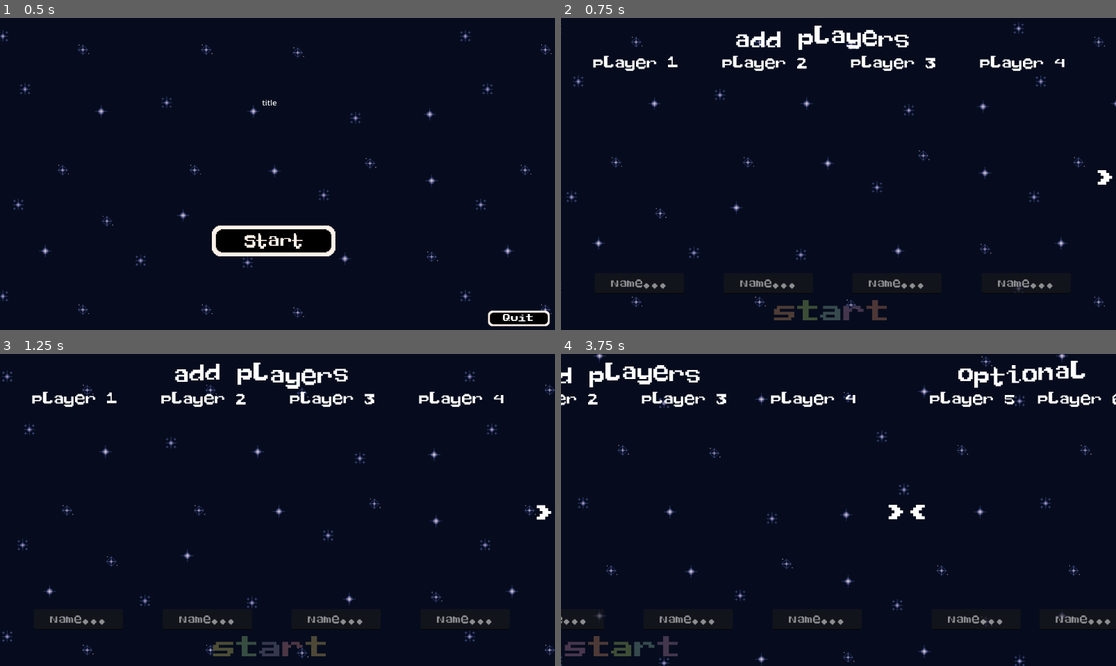
Above: before the commit, frames 1-4 (two rows, left to right).
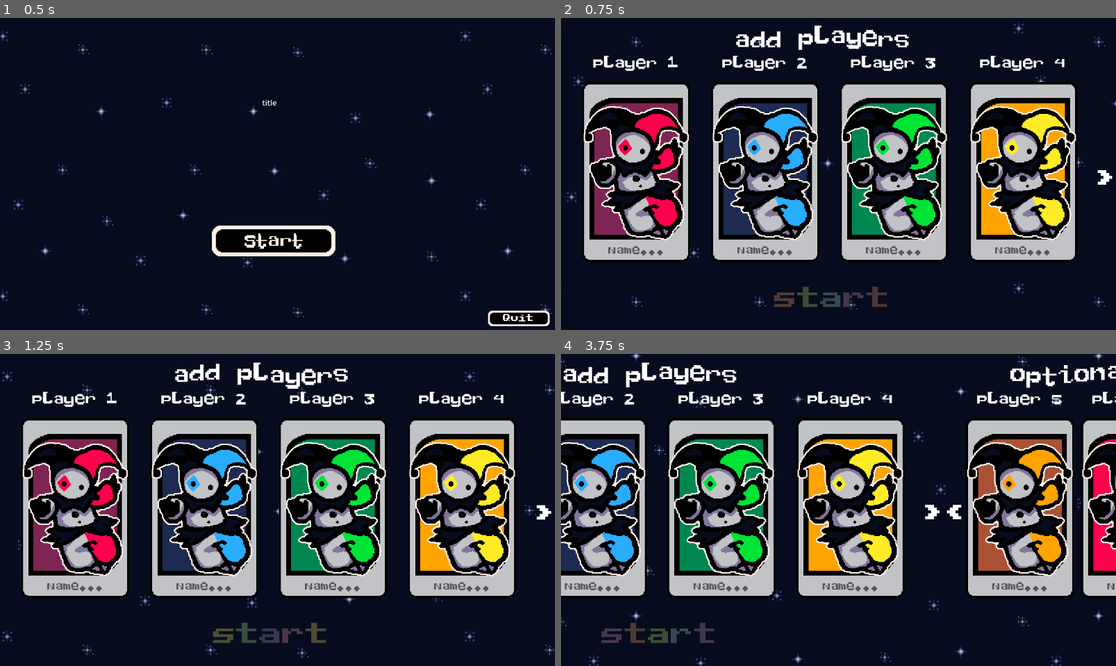
Above: after the commit, the same moments.

Repository: soko7awen/GGJ24
Game: Godot game, scene res://scenes/main.tscn
Same seed, same stepped clock (60 frames per second), same inputs: the game is played once before the commit and once after it.
Inputs (mouse positions are in pixels of both pictures, inside the frame that each line leads up to; where the layout moved, square brackets give the same spot in the first picture):
- Up to frame 1 (0.5 s): no input
- Up to frame 2 (0.75 s): click (832, 239) at 0.5 s
- Up to frame 3 (1.25 s): no input
- Up to frame 4 (3.75 s): click (1104, 513) at 1.25 s; click (583, 513) [588, 513] at 2 s; click (1093, 513) [1088, 513] at 2.75 s; click (583, 513) [588, 513] at 3.5 s

Frame 1 is identical in both runs. In frame 2, 44% of the frame differs, in the area x 3-94%, y 20-97%; in frame 3, 44%; in frame 4, 50%, in the area x 0-100%, y 0-100%.

Commit message:
Can a match box?

Diff:
--- a/scenes/cutscenes/card_select.tscn
+++ b/scenes/cutscenes/card_select.tscn
@@ -1,6 +1,18 @@
-[gd_scene load_steps=2 format=3 uid="uid://cvkt8b4hqw20v"]
+[gd_scene load_steps=4 format=3 uid="uid://cvkt8b4hqw20v"]
 
 [ext_resource type="Script" path="res://scripts/card_select.gd" id="1_io1nf"]
+[ext_resource type="Texture2D" uid="uid://bg4ckbg38kh4c" path="res://assets/sprites/scrollingStar_01.png" id="2_x4awn"]
+[ext_resource type="Script" path="res://scripts/scrolling.gd" id="3_01w78"]
 
 [node name="Wheel" type="Node2D"]
 script = ExtResource("1_io1nf")
+
+[node name="TextureRect" type="TextureRect" parent="."]
+offset_left = -4000.0
+offset_top = -3000.0
+offset_right = -674.0
+offset_bottom = -652.0
+scale = Vector2(2, 2)
+texture = ExtResource("2_x4awn")
+stretch_mode = 1
+script = ExtResource("3_01w78")
--- a/scenes/player_select.tscn
+++ b/scenes/player_select.tscn
@@ -1,12 +1,19 @@
-[gd_scene load_steps=6 format=3 uid="uid://7jftddgwah53"]
+[gd_scene load_steps=12 format=3 uid="uid://7jftddgwah53"]
 
 [ext_resource type="Script" path="res://scripts/player_select.gd" id="1_uymep"]
 [ext_resource type="Texture2D" uid="uid://bg4ckbg38kh4c" path="res://assets/sprites/scrollingStar_01.png" id="2_brsje"]
 [ext_resource type="Theme" uid="uid://b5i2s2wgetsyw" path="res://assets/base_theme.tres" id="2_oau2t"]
 [ext_resource type="Theme" uid="uid://biufirpv8wudy" path="res://assets/instruction_theme.tres" id="2_tl41j"]
 [ext_resource type="Script" path="res://scripts/scrolling.gd" id="3_ekvke"]
+[ext_resource type="Texture2D" uid="uid://ddqgj8afiw1a5" path="res://assets/sprites/jesters/jester_red.png" id="6_t80o8"]
+[ext_resource type="Texture2D" uid="uid://btc25181wrjyl" path="res://assets/sprites/jesters/jester_blue.png" id="7_6tot8"]
+[ext_resource type="Texture2D" uid="uid://husftd5qujsp" path="res://assets/sprites/jesters/jester_green.png" id="8_4vavq"]
+[ext_resource type="Texture2D" uid="uid://dcsn6gwunnpyu" path="res://assets/sprites/jesters/jester_yellow.png" id="9_xhe6s"]
+[ext_resource type="Texture2D" uid="uid://c270ieah12ya" path="res://assets/sprites/jesters/jester_orange.png" id="10_0mij3"]
+[ext_resource type="Texture2D" uid="uid://omqh52cj8wuy" path="res://assets/sprites/jesters/jester_pink.png" id="11_pu77u"]
 
 [node name="Playerselect" type="Node2D"]
+texture_filter = 1
 script = ExtResource("1_uymep")
 
 [node name="Camera" type="Camera2D" parent="."]
@@ -15,6 +22,7 @@
 limit_left = 0
 limit_top = 0
 position_smoothing_enabled = true
+position_smoothing_speed = 6.0
 
 [node name="UI" type="Control" parent="."]
 texture_filter = 1
@@ -81,9 +89,9 @@
 
 [node name="optional" type="RichTextLabel" parent="UI"]
 layout_mode = 0
-offset_left = 1259.0
+offset_left = 1291.0
 offset_top = -30.0
-offset_right = 1537.0
+offset_right = 1569.0
 offset_bottom = 117.0
 theme = ExtResource("2_oau2t")
 theme_override_font_sizes/normal_font_size = 48
@@ -108,9 +116,9 @@
 [node name="startButton" type="Button" parent="UI"]
 layout_mode = 0
 offset_left = 436.0
-offset_top = 581.0
+offset_top = 553.0
 offset_right = 684.0
-offset_bottom = 639.0
+offset_bottom = 611.0
 focus_mode = 0
 theme = ExtResource("2_oau2t")
 disabled = true
@@ -131,6 +139,7 @@
 fit_content = true
 
 [node name="Players" type="Control" parent="UI"]
+texture_filter = 1
 anchors_preset = 0
 offset_right = 40.0
 offset_bottom = 40.0
@@ -151,17 +160,26 @@
 bbcode_enabled = true
 text = "[wave amp=5.0 freq=2.0 connected=1]Player 1[/wave]"
 
+[node name="JesterRed" type="Sprite2D" parent="UI/Players/Player1"]
+texture_filter = 1
+position = Vector2(136, 320)
+scale = Vector2(1.5, 1.5)
+texture = ExtResource("6_t80o8")
+
 [node name="PlayerInput" type="LineEdit" parent="UI/Players/Player1"]
 layout_mode = 0
-offset_left = 50.0
-offset_top = 530.0
-offset_right = 235.0
-offset_bottom = 573.0
-theme = ExtResource("2_oau2t")
-theme_override_font_sizes/font_size = 24
-placeholder_text = "Name..."
-alignment = 1
-max_length = 10
+offset_left = 44.0
+offset_top = 461.0
+offset_right = 229.0
+offset_bottom = 504.0
+theme = ExtResource("2_oau2t")
+theme_override_colors/font_color = Color(0, 0, 0, 1)
+theme_override_colors/font_placeholder_color = Color(0.337255, 0.337255, 0.337255, 1)
+theme_override_font_sizes/font_size = 24
+placeholder_text = "Name..."
+alignment = 1
+max_length = 10
+flat = true
 
 [node name="Player2" type="Control" parent="UI/Players"]
 layout_mode = 3
@@ -180,17 +198,25 @@
 bbcode_enabled = true
 text = "[wave amp=5.0 freq=2.0 connected=1]Player 2[/wave]"
 
+[node name="JesterRed" type="Sprite2D" parent="UI/Players/Player2"]
+texture_filter = 1
+position = Vector2(136, 320)
+scale = Vector2(1.5, 1.5)
+texture = ExtResource("7_6tot8")
+
 [node name="PlayerInput" type="LineEdit" parent="UI/Players/Player2"]
-layout_mode = 0
-offset_left = 50.0
-offset_top = 530.0
-offset_right = 235.0
-offset_bottom = 573.0
-theme = ExtResource("2_oau2t")
-theme_override_font_sizes/font_size = 24
-placeholder_text = "Name..."
-alignment = 1
-max_length = 10
+offset_left = 44.0
+offset_top = 461.0
+offset_right = 229.0
+offset_bottom = 504.0
+theme = ExtResource("2_oau2t")
+theme_override_colors/font_color = Color(0, 0, 0, 1)
+theme_override_colors/font_placeholder_color = Color(0.337255, 0.337255, 0.337255, 1)
+theme_override_font_sizes/font_size = 24
+placeholder_text = "Name..."
+alignment = 1
+max_length = 10
+flat = true
 
 [node name="Player3" type="Control" parent="UI/Players"]
 layout_mode = 3
@@ -209,17 +235,25 @@
 bbcode_enabled = true
 text = "[wave amp=5.0 freq=2.0 connected=1]Player 3[/wave]"
 
+[node name="JesterRed" type="Sprite2D" parent="UI/Players/Player3"]
+texture_filter = 1
+position = Vector2(136, 320)
+scale = Vector2(1.5, 1.5)
+texture = ExtResource("8_4vavq")
+
 [node name="PlayerInput" type="LineEdit" parent="UI/Players/Player3"]
-layout_mode = 0
-offset_left = 50.0
-offset_top = 530.0
-offset_right = 235.0
-offset_bottom = 573.0
-theme = ExtResource("2_oau2t")
-theme_override_font_sizes/font_size = 24
-placeholder_text = "Name..."
-alignment = 1
-max_length = 10
+offset_left = 44.0
+offset_top = 461.0
+offset_right = 229.0
+offset_bottom = 504.0
+theme = ExtResource("2_oau2t")
+theme_override_colors/font_color = Color(0, 0, 0, 1)
+theme_override_colors/font_placeholder_color = Color(0.337255, 0.337255, 0.337255, 1)
+theme_override_font_sizes/font_size = 24
+placeholder_text = "Name..."
+alignment = 1
+max_length = 10
+flat = true
 
 [node name="Player4" type="Control" parent="UI/Players"]
 layout_mode = 3
@@ -238,23 +272,31 @@
 bbcode_enabled = true
 text = "[wave amp=5.0 freq=2.0 connected=1]Player 4[/wave]"
 
+[node name="JesterRed" type="Sprite2D" parent="UI/Players/Player4"]
+texture_filter = 1
+position = Vector2(136, 320)
+scale = Vector2(1.5, 1.5)
+texture = ExtResource("9_xhe6s")
+
 [node name="PlayerInput" type="LineEdit" parent="UI/Players/Player4"]
-layout_mode = 0
-offset_left = 50.0
-offset_top = 530.0
-offset_right = 235.0
-offset_bottom = 573.0
-theme = ExtResource("2_oau2t")
-theme_override_font_sizes/font_size = 24
-placeholder_text = "Name..."
-alignment = 1
-max_length = 10
+offset_left = 44.0
+offset_top = 461.0
+offset_right = 229.0
+offset_bottom = 504.0
+theme = ExtResource("2_oau2t")
+theme_override_colors/font_color = Color(0, 0, 0, 1)
+theme_override_colors/font_placeholder_color = Color(0.337255, 0.337255, 0.337255, 1)
+theme_override_font_sizes/font_size = 24
+placeholder_text = "Name..."
+alignment = 1
+max_length = 10
+flat = true
 
 [node name="Player5" type="Control" parent="UI/Players"]
 layout_mode = 3
 anchors_preset = 0
-offset_left = 1153.0
-offset_right = 1193.0
+offset_left = 1175.0
+offset_right = 1215.0
 offset_bottom = 40.0
 
 [node name="PlayerText" type="RichTextLabel" parent="UI/Players/Player5"]
@@ -267,23 +309,31 @@
 bbcode_enabled = true
 text = "[wave amp=5.0 freq=2.0 connected=1]Player 5[/wave]"
 
+[node name="JesterRed" type="Sprite2D" parent="UI/Players/Player5"]
+texture_filter = 1
+position = Vector2(136, 320)
+scale = Vector2(1.5, 1.5)
+texture = ExtResource("10_0mij3")
+
 [node name="PlayerInput" type="LineEdit" parent="UI/Players/Player5"]
-layout_mode = 0
-offset_left = 50.0
-offset_top = 530.0
-offset_right = 235.0
-offset_bottom = 573.0
-theme = ExtResource("2_oau2t")
-theme_override_font_sizes/font_size = 24
-placeholder_text = "Name..."
-alignment = 1
-max_length = 10
+offset_left = 44.0
+offset_top = 461.0
+offset_right = 229.0
+offset_bottom = 504.0
+theme = ExtResource("2_oau2t")
+theme_override_colors/font_color = Color(0, 0, 0, 1)
+theme_override_colors/font_placeholder_color = Color(0.337255, 0.337255, 0.337255, 1)
+theme_override_font_sizes/font_size = 24
+placeholder_text = "Name..."
+alignment = 1
+max_length = 10
+flat = true
 
 [node name="Player6" type="Control" parent="UI/Players"]
 layout_mode = 3
 anchors_preset = 0
-offset_left = 1377.0
-offset_right = 1417.0
+offset_left = 1414.0
+offset_right = 1454.0
 offset_bottom = 40.0
 
 [node name="PlayerText" type="RichTextLabel" parent="UI/Players/Player6"]
@@ -296,17 +346,25 @@
 bbcode_enabled = true
 text = "[wave amp=5.0 freq=2.0 connected=1]Player 6[/wave]"
 
+[node name="JesterRed" type="Sprite2D" parent="UI/Players/Player6"]
+texture_filter = 1
+position = Vector2(136, 320)
+scale = Vector2(1.5, 1.5)
+texture = ExtResource("11_pu77u")
+
 [node name="PlayerInput" type="LineEdit" parent="UI/Players/Player6"]
-layout_mode = 0
-offset_left = 50.0
-offset_top = 530.0
-offset_right = 235.0
-offset_bottom = 573.0
-theme = ExtResource("2_oau2t")
-theme_override_font_sizes/font_size = 24
-placeholder_text = "Name..."
-alignment = 1
-max_length = 10
+offset_left = 44.0
+offset_top = 461.0
+offset_right = 229.0
+offset_bottom = 504.0
+theme = ExtResource("2_oau2t")
+theme_override_colors/font_color = Color(0, 0, 0, 1)
+theme_override_colors/font_placeholder_color = Color(0.337255, 0.337255, 0.337255, 1)
+theme_override_font_sizes/font_size = 24
+placeholder_text = "Name..."
+alignment = 1
+max_length = 10
+flat = true
 
 [connection signal="pressed" from="UI/rightarrow/rightButton" to="." method="_on_right_button_pressed"]
 [connection signal="pressed" from="UI/leftarrow/leftButton" to="." method="_on_left_button_pressed"]
--- a/scripts/player_select.gd
+++ b/scripts/player_select.gd
@@ -7,7 +7,7 @@
 
 func _process(delta):
 	for i in players.get_children().size():
-		playerNames[i] = players.get_child(i).get_child(1).text
+		playerNames[i] = players.get_child(i).get_child(2).text
 	if playerNames[0] and playerNames[1] and playerNames[2] and playerNames[3]:
 		$UI/startButton.disabled = false
 		$UI/startButton.mouse_default_cursor_shape = 2
Not shown, added: assets/sprites/jesters/jester_blue.png.import
Not shown, added: assets/sprites/jesters/jester_green.png.import
Not shown, added: assets/sprites/jesters/jester_orange.png.import
Not shown, added: assets/sprites/jesters/jester_pink.png.import
Not shown, added: assets/sprites/jesters/jester_red.png.import
Not shown, added: assets/sprites/jesters/jester_yellow.png.import
